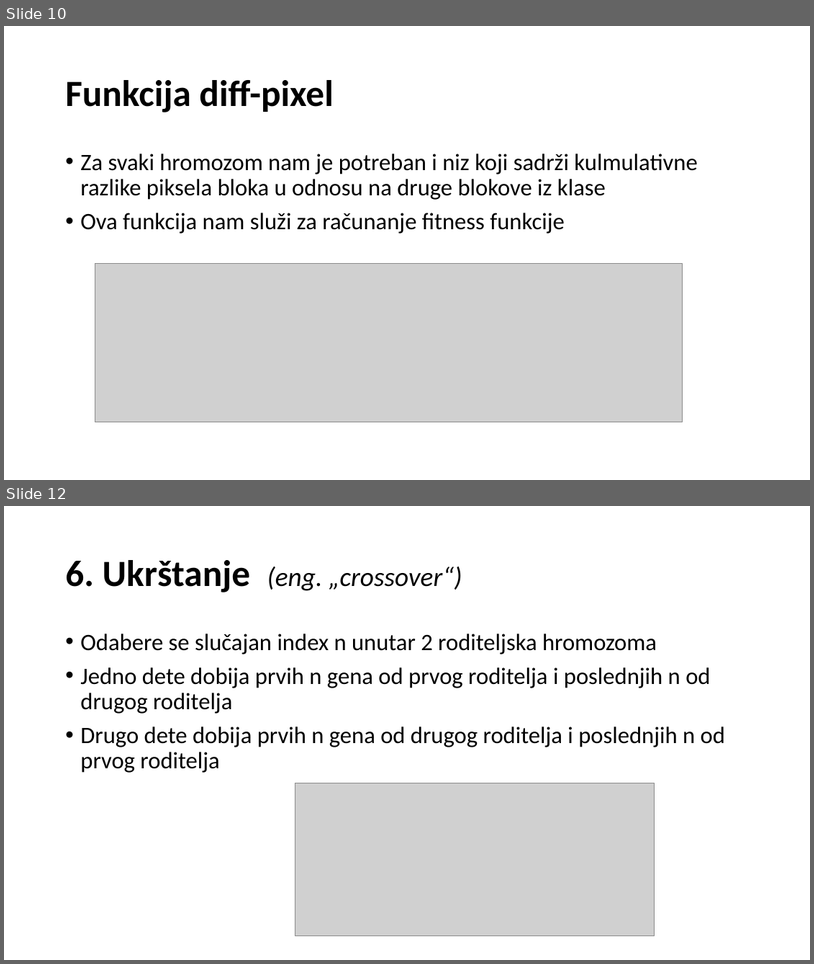
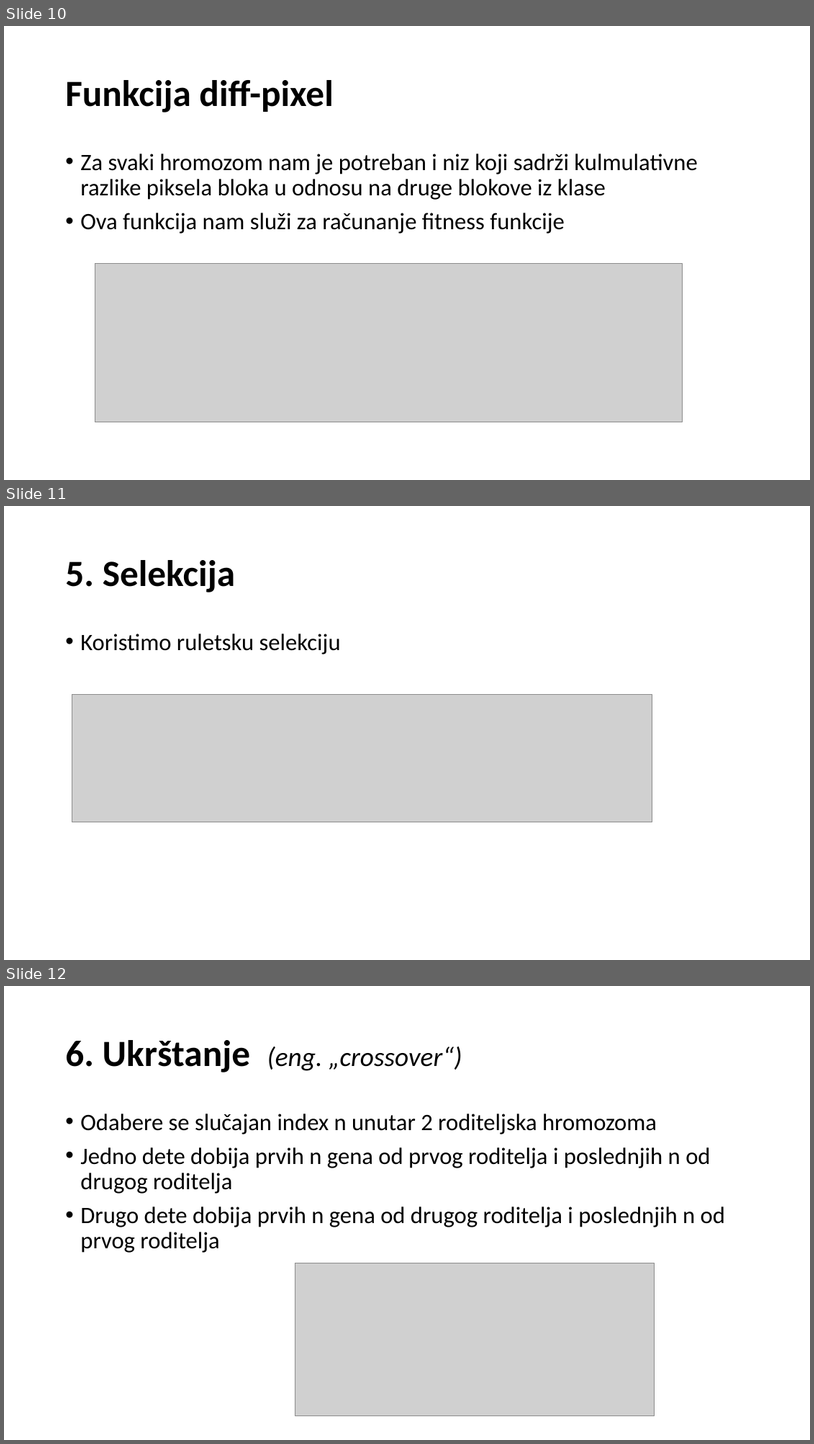
Before and after one commit to filipl41/NI_Image_compress, a slide deck: Primena genetskog algoritma u kompresiji slika.pptx. Shown one above the other, each under a label of ours: slides 10 and 12 before the commit, slides 10, 11 and 12 after it; the slides between them are not shown. The pictures are 814x964 and 814x1444 pixels, drawn with LibreOffice and Linux fonts; fonts in the diff are those of the drawing; grey boxes stand for pictures. Boxes give left, top, right and bottom in pixels: in the first picture for what was removed or moved away, otherwise in the second. Text is boxed around its words. In the diff, an @@ line names an element or a change of style, - is before the commit and + after.

```diff
--- a/Primena genetskog algoritma u kompresiji slika.pptx
+++ b/Primena genetskog algoritma u kompresiji slika.pptx
@@ slide 11 added at [4,506,810,960], background #FFFFFF @@
@@ title added at [65,560,235,592], 44 pt, text #000000, bold @@
+5. Selekcija
@@ text added at [80,633,341,654], 28 pt, text #000000 @@
+• Koristimo ruletsku selekciju
@@ picture added at [72,694,653,822] @@
```
Also in this commit, not shown: 1 slide changed, 1 other slide added, 2 slides removed, 1 other file.
